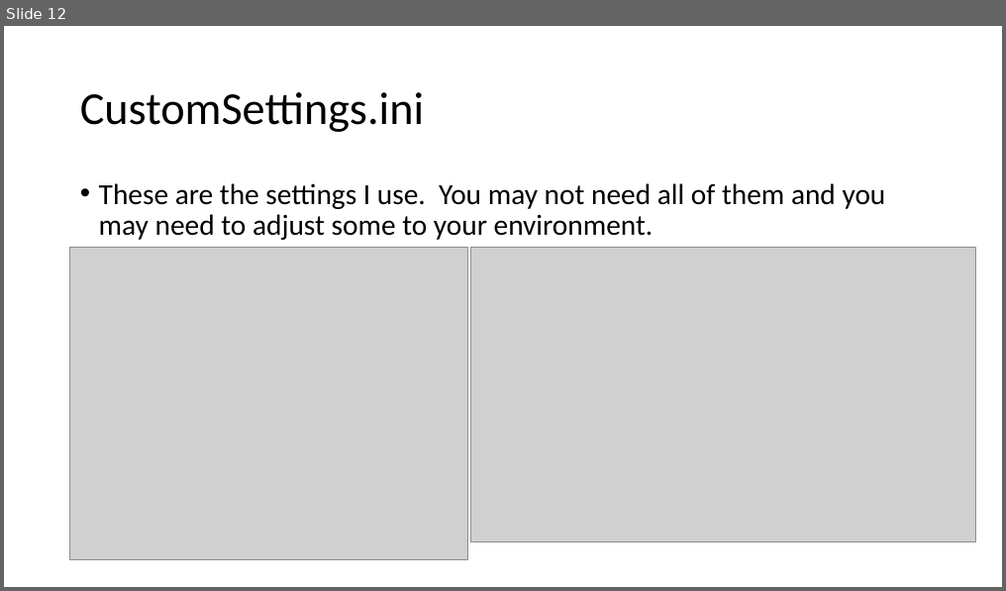
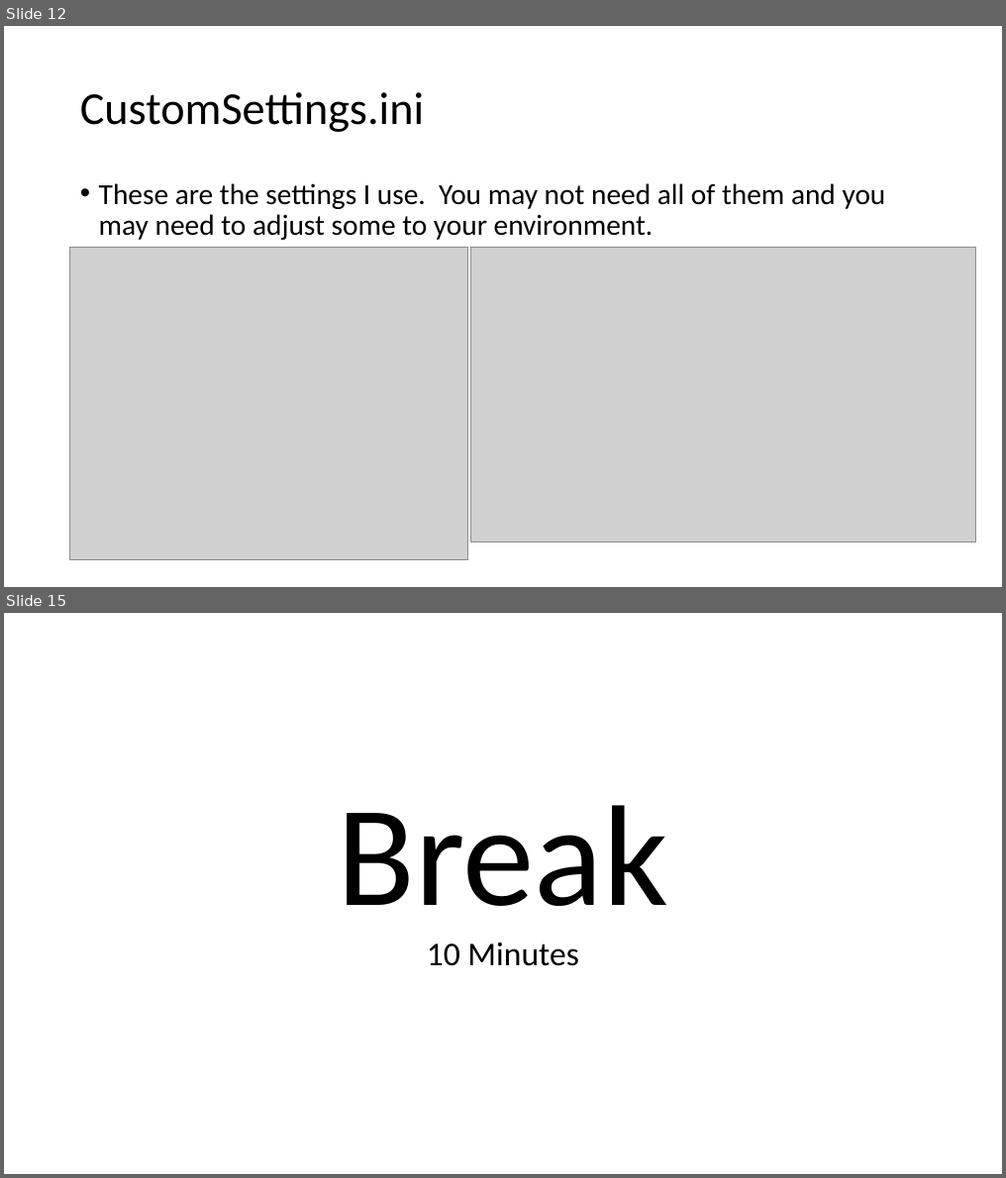
Before and after one commit to fydexx/HECC-2018, a slide deck: Part_01/Section01.pptx. Shown one above the other, each under a label of ours: slide 12 before the commit, slides 12 and 15 after it; the slides between them are not shown. The pictures are 1006x591 and 1006x1178 pixels, drawn with LibreOffice and Linux fonts; fonts in the diff are those of the drawing; grey boxes stand for pictures. Boxes give left, top, right and bottom in pixels: in the first picture for what was removed or moved away, otherwise in the second. Text is boxed around its words. In the diff, an @@ line names an element or a change of style, - is before the commit and + after.

```diff
--- a/Part_01/Section01.pptx
+++ b/Part_01/Section01.pptx
@@ slide 15 added at (x1=4, y1=613, x2=1002, y2=1174), background #FFFFFF @@
@@ title added at (x1=338, y1=805, x2=668, y2=966), 32 pt, text #000000 @@
+Break
+10 Minutes
```
Also in this commit, not shown: 2 slides changed, 2 other slides added.
